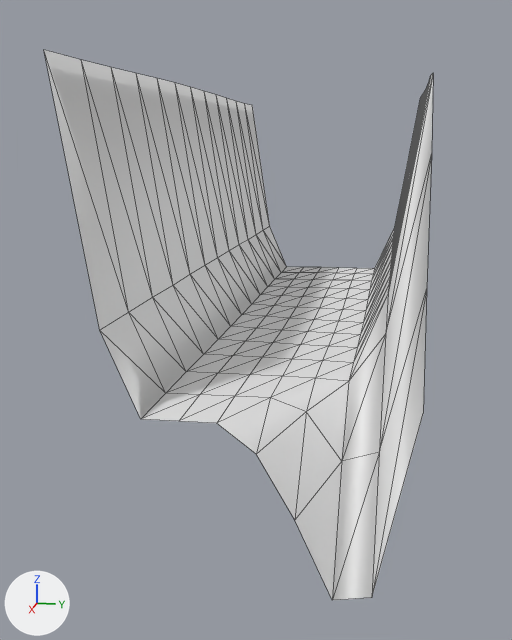
The OBJ model models/areas/sprouthollow/cliff_-2_1.obj as it was, and as the next commit left it.
Both versions are drawn from a 50 mm camera at (-7.9, -33.8, 6.8) aimed at (-35.1, -39.2, 0.0). Every picture has the same lights, and +X, +Y and +Z are marked at lower left. The picture after the commit comes second. Mesh edges are drawn as thin lines. Where no turn or scale is listed for an object, it has been applied to the vertices. Vertices at exactly the same position are counted once.

Before the edit, the objects in view are built like this:
```python
me_cliff__2_1 = bpy.data.meshes.new('cliff_-2_1')
me_cliff__2_1.from_pydata(...)  # 130 vertices, 216 faces; spans x -48.0..-24.0, y -42.0..-33.0, z -4.6..9.1
ob_cliff__2_1 = bpy.data.objects.new('cliff_-2_1', me_cliff__2_1)
ob_cliff__2_1.location = (0.0, 0.0, 0.0)
```
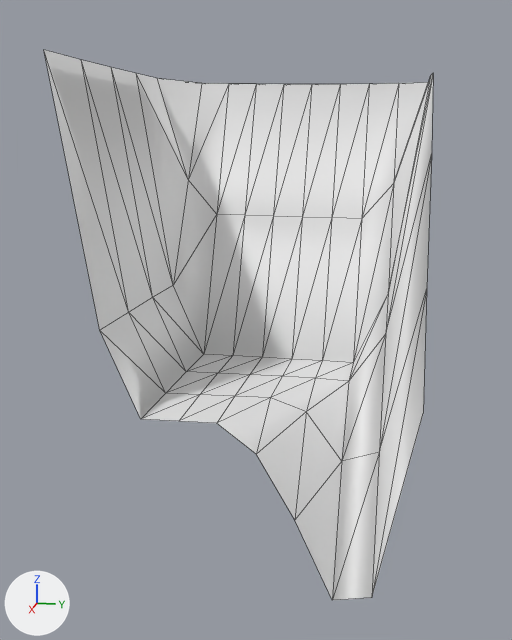
Where the change shows, as pixel boxes [x1, y1, x2, y2] in the pictures (512 x 640 px):
part 1 of me_cliff__2_1, built on: [136, 73, 431, 363] in both

What the commit changed:
me_cliff__2_1 is used by ob_cliff__2_1; location (0.0, 0.0, 0.0).
me_cliff__2_1 had 130 vertices, 216 faces and spanned x -48.0..-24.0, y -42.0..-33.0, z -4.6..9.1.
me_cliff__2_1 now has 70 vertices, 108 faces and spans x -36.0..-24.0, y -42.0..-33.0, z -4.6..9.0.
Part 1, on me_cliff__2_1:
74 vertices are removed from x -48.0..-34.0, y -42.0..-33.0, z -0.1..9.1.
143 faces are deleted.
6 vertices in x -32.0, y -40.0..-35.0, z -0.1..0.0 move by (0.0, 0.0, 4.5).
4 vertices move from x -40.0..-32.0, y -41.0..-33.0, z 2.3..9.0 to x -36.0..-32.0, y -41.0..-34.0, z 5.6..8.9.
14 vertices are added at x -36.0..-34.0, y -41.0..-34.0, z 8.9..9.0.
35 new faces join them.
